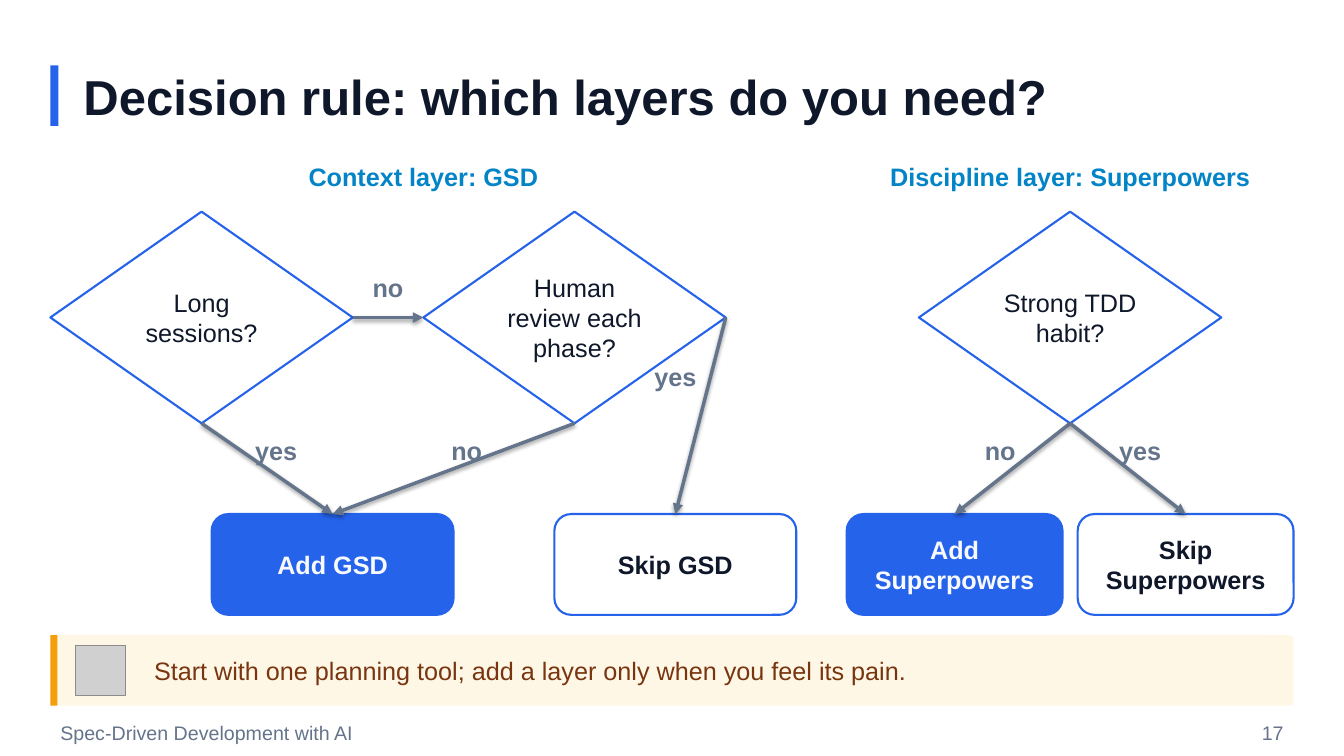
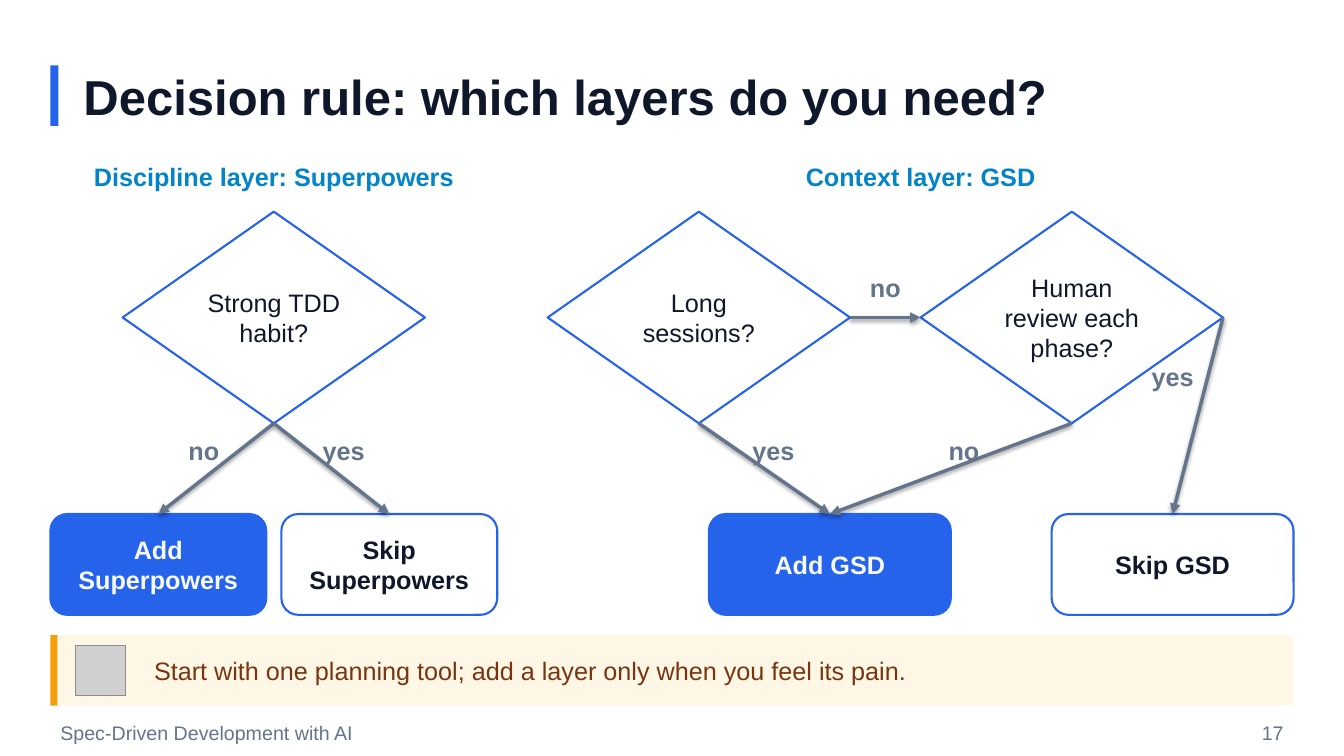
Before and after one commit to ronyronen/speckit-claude-presentation, a slide deck: slide 17 of presentation/speckit-workshop.pptx. Drawn at 1344x756 pixels with LibreOffice and Linux fonts; fonts in the diff are those of the drawing; grey boxes stand for pictures; background and template pictures are left out. Boxes give left, top, right and bottom in pixels: in the first picture for what was removed or moved away, otherwise in the second. Text is boxed around its words. In the diff, an @@ line names an element or a change of style, - is before the commit and + after.

```diff
--- a/presentation/speckit-workshop.pptx
+++ b/presentation/speckit-workshop.pptx
@@ 3 texts, 2 rounded rectangles, 2 arrows, 1 diamond: place and size @@
-3 texts, 2 rounded rectangles, 2 arrows, 1 diamond at box(847, 167, 1294, 615)
+3 texts, 2 rounded rectangles, 2 arrows, 1 diamond at box(50, 167, 497, 615)
@@ 5 texts, 4 arrows, 2 rounded rectangles, 1 diamond: place and size @@
-5 texts, 4 arrows, 2 rounded rectangles, 1 diamond at box(50, 167, 797, 615)
+5 texts, 4 arrows, 2 rounded rectangles, 1 diamond at box(547, 167, 1294, 615)
@@ diamond "Human review each phase?": place and size @@
-diamond "Human review each phase?" at box(423, 212, 726, 423)
+diamond "Human review each phase?" at box(921, 212, 1223, 423)
```
Also in this commit, not shown: 10 other slides changed, 7 other files.
